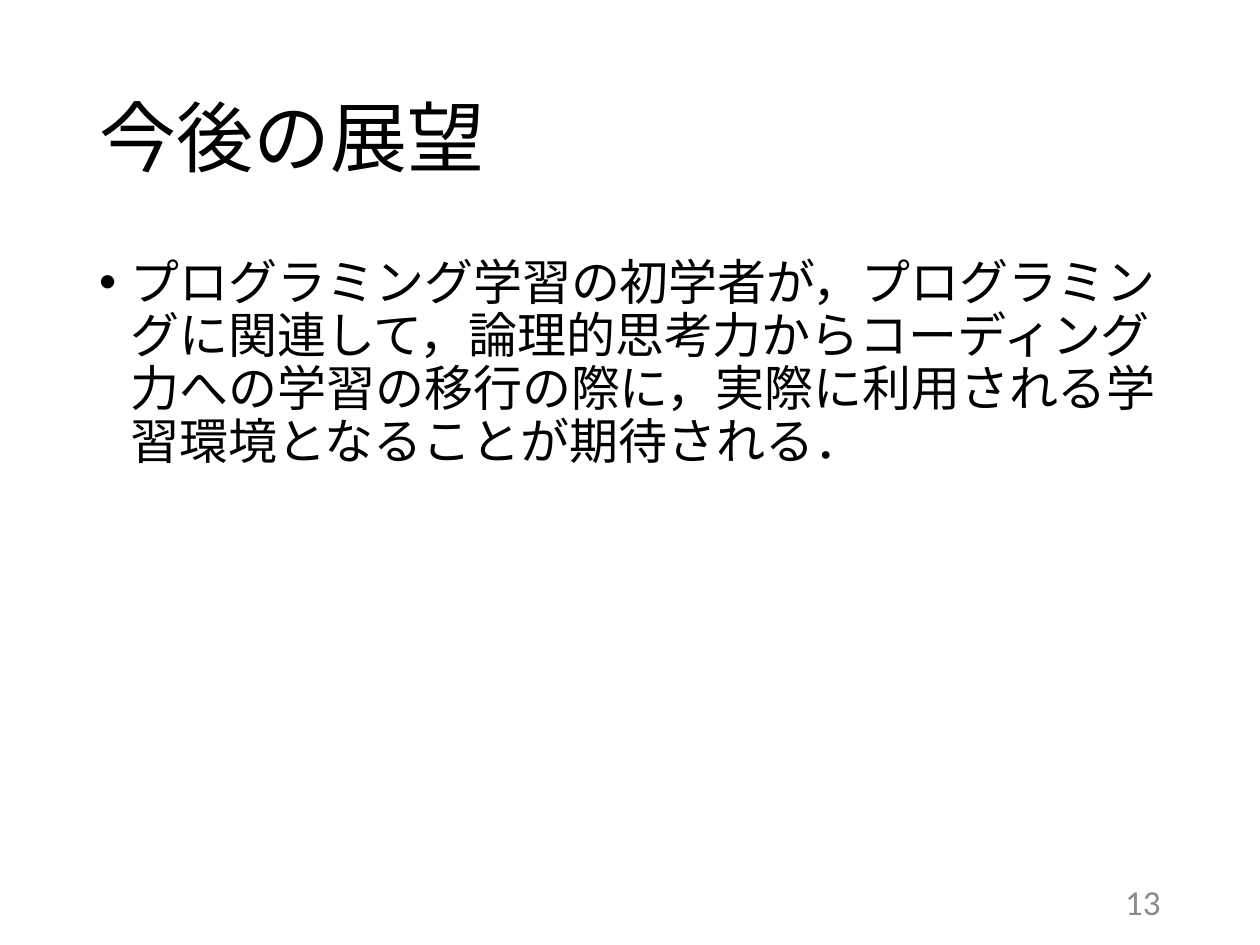
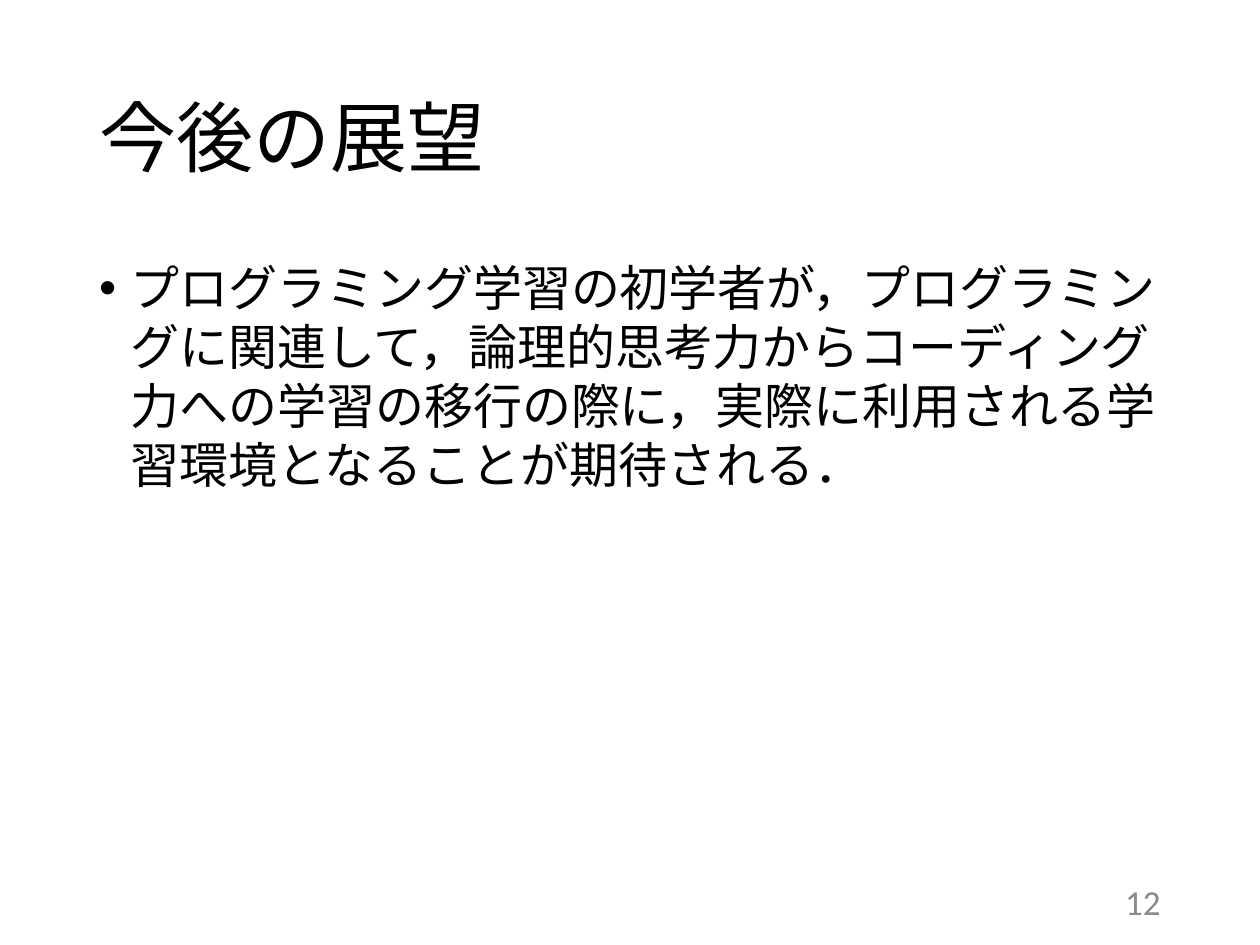
Before and after one commit to kait-takanolab/1821121-shimaoka-thesis, a slide deck: slide 12 of 1821121_shimaoka_thesis.pptx (slide 13 before the commit). Drawn at 1260x945 pixels with LibreOffice and Linux fonts; fonts in the diff are those of the drawing. Boxes give left, top, right and bottom in pixels: in the first picture for what was removed or moved away, otherwise in the second. Text is boxed around its words. In the diff, an @@ line names an element or a change of style, - is before the commit and + after.

```diff
--- a/1821121_shimaoka_thesis.pptx
+++ b/1821121_shimaoka_thesis.pptx
@@ text "プログラミング学習の初学者が，プログラミングに関連して，論理的思考力からコーディング力への学習の移行の際に，実際に利用さ ..." at (x1=131, y1=264, x2=1156, y2=487): line spacing 0.9 to 1 @@
@@ page number at (x1=1125, y1=892, x2=1160, y2=915): text changed @@
-13
+12
```
Also in this commit, not shown: 12 other slides changed, 1 slide removed, 2 other files.
